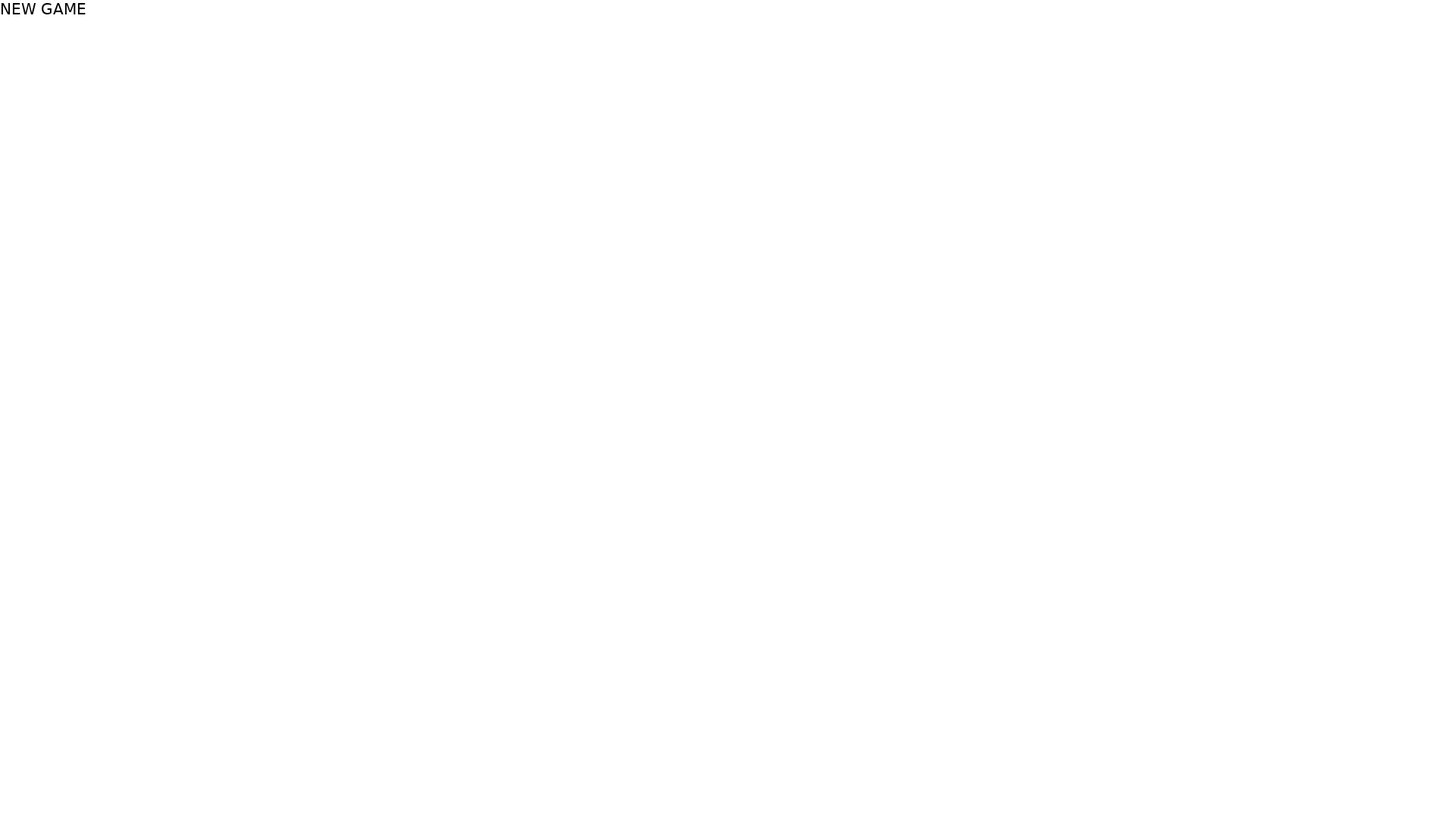
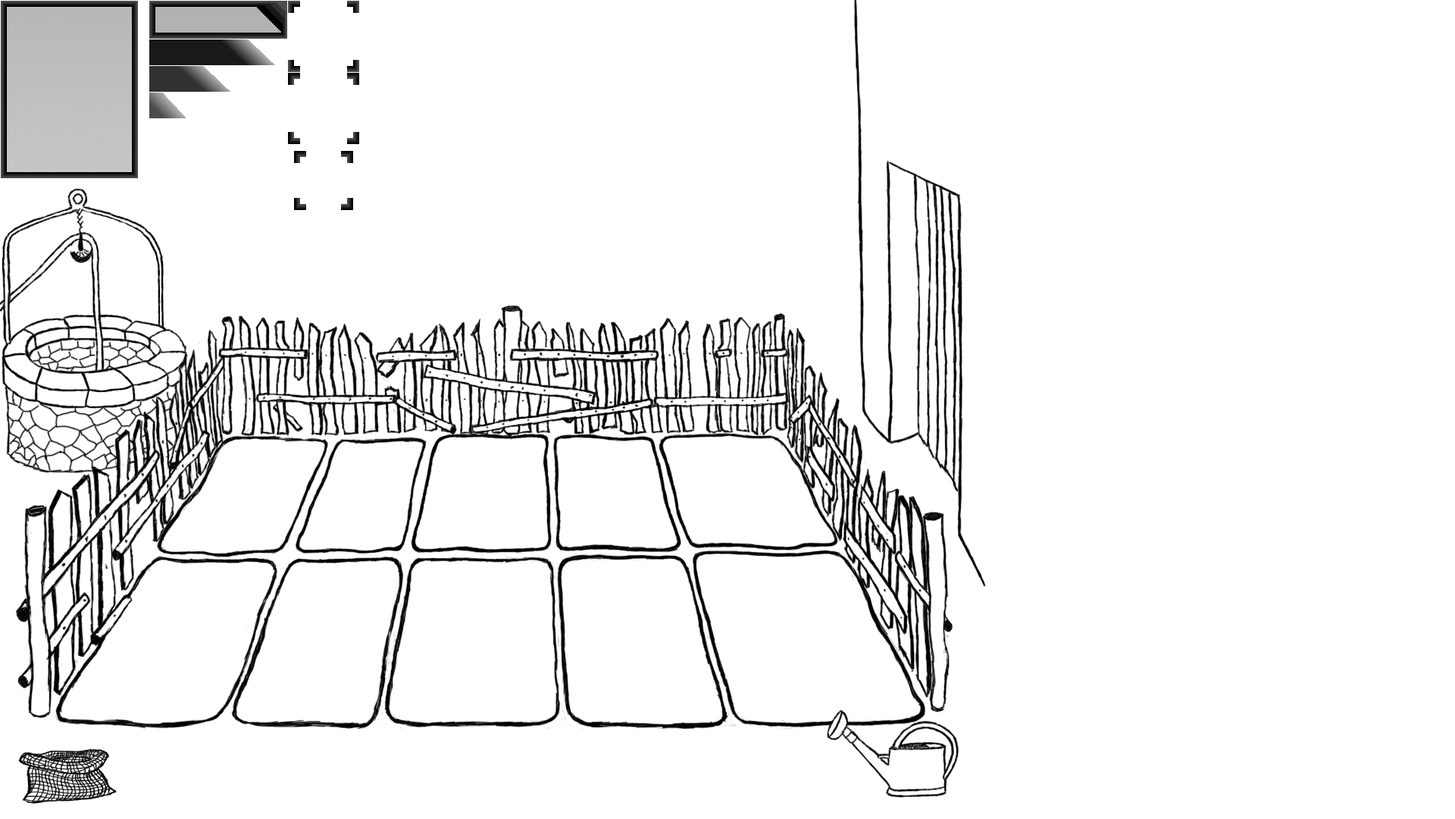
Comparing the layer stacks of the two 1455×819 images. Changes:
hid group "Main Title" (4 layers) over bbox(0, 0, 265, 115)
hid "NEW GAME", painted on it over bbox(0, 0, 113, 16)
hid "Main Title UI", painted on it over bbox(0, 0, 265, 115)
hid group "Day Actions" (4 layers) over bbox(0, 0, 443, 804)
added layer "Day Field UI" in group "Day Field" over bbox(0, 0, 360, 210)
added layer "Champs.png" in group "Day Field" over bbox(0, 0, 987, 804)
